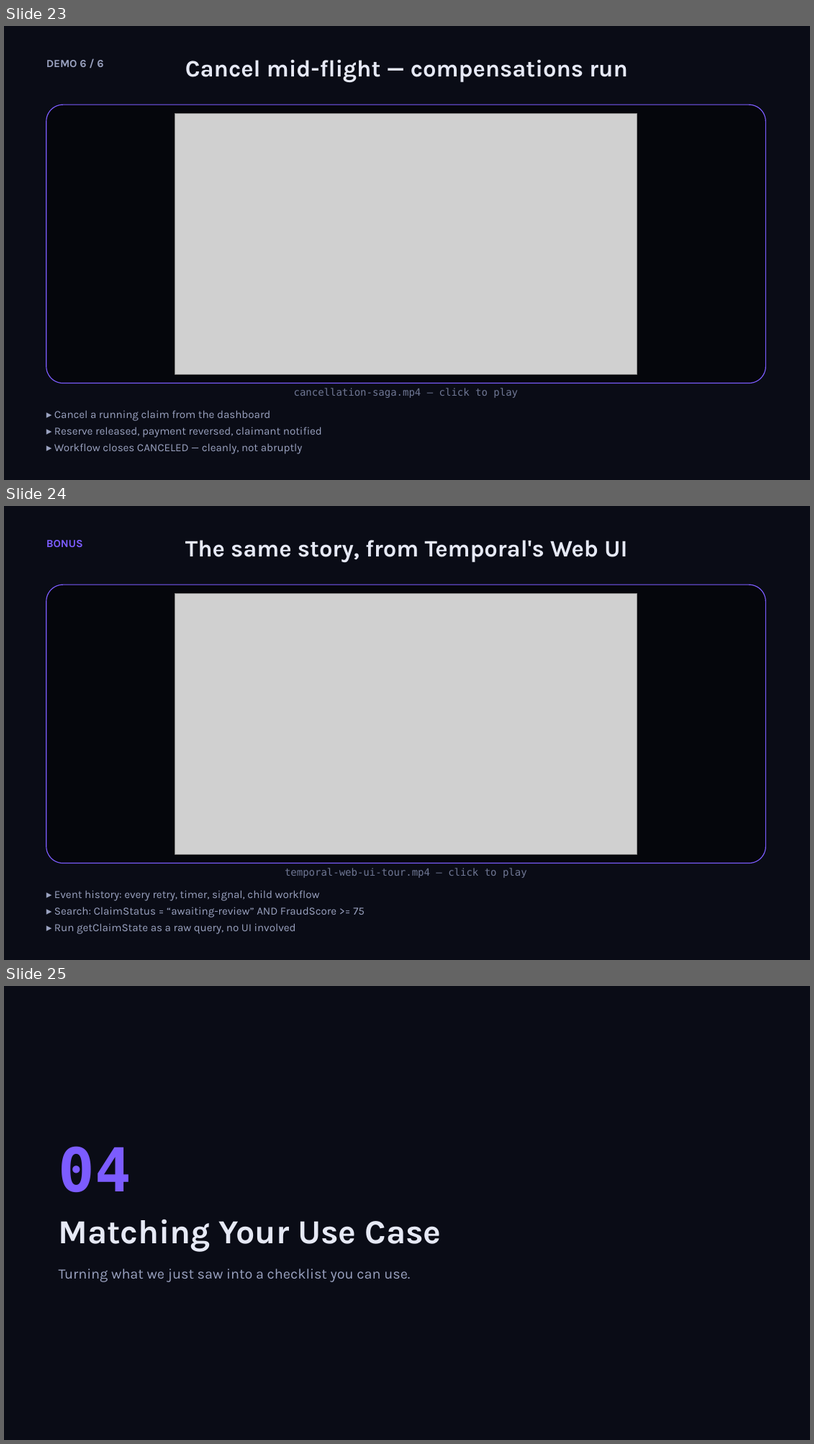
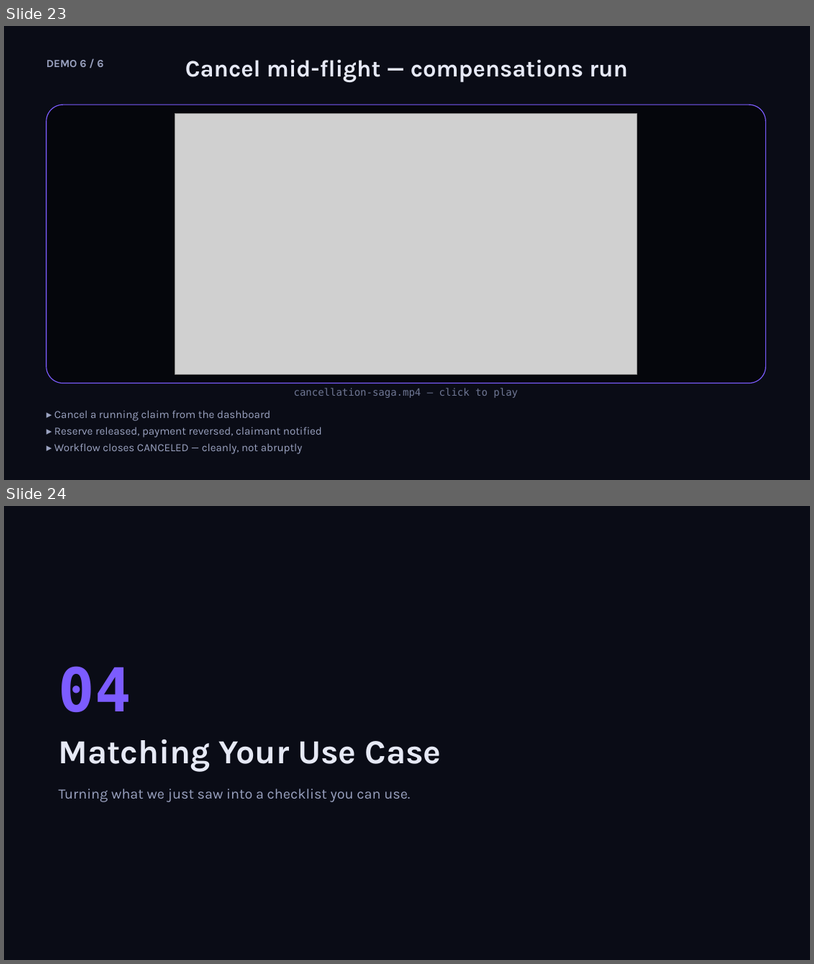
Before and after one commit to simy307/temporal-claims-demo, a slide deck: presentation/Lifting-the-Veil-Temporal-Talk.pptx. Shown one above the other, each under a label of ours: slides 23, 24 and 25 before the commit, slides 23 and 24 after it. The pictures are 814x1444 and 814x964 pixels, drawn with LibreOffice and Linux fonts; fonts in the diff are those of the drawing; grey boxes stand for pictures. Boxes give left, top, right and bottom in pixels: in the first picture for what was removed or moved away, otherwise in the second. Text is boxed around its words. In the diff, an @@ line names an element or a change of style, - is before the commit and + after.

```diff
--- a/presentation/Lifting-the-Veil-Temporal-Talk.pptx
+++ b/presentation/Lifting-the-Veil-Temporal-Talk.pptx
@@ slide 24 removed at (4, 506, 810, 960), background #FFFFFF @@
@@ rectangle removed at (4, 506, 810, 960) @@
@@ text removed at (46, 540, 83, 547) @@
-BONUS
@@ text removed at (185, 540, 628, 562) @@
-The same story, from Temporal's Web UI
@@ rounded rectangle removed at (46, 584, 766, 863) @@
@@ picture removed at (175, 594, 638, 854) @@
@@ text removed at (285, 867, 527, 878) @@
-temporal-web-ui-tour.mp4 — click to play
@@ text removed at (54, 890, 365, 934) @@
-▸ Event history: every retry, timer, signal, child workflow
-▸ Search: ClaimStatus = “awaiting-review” AND FraudScore >= 75
-▸ Run getClaimState as a raw query, no UI involved
@@ what was slide 25 is now slide 24 @@
```
Also in this commit, not shown: 2 slides changed, 5 other slides removed, 3 other files.
